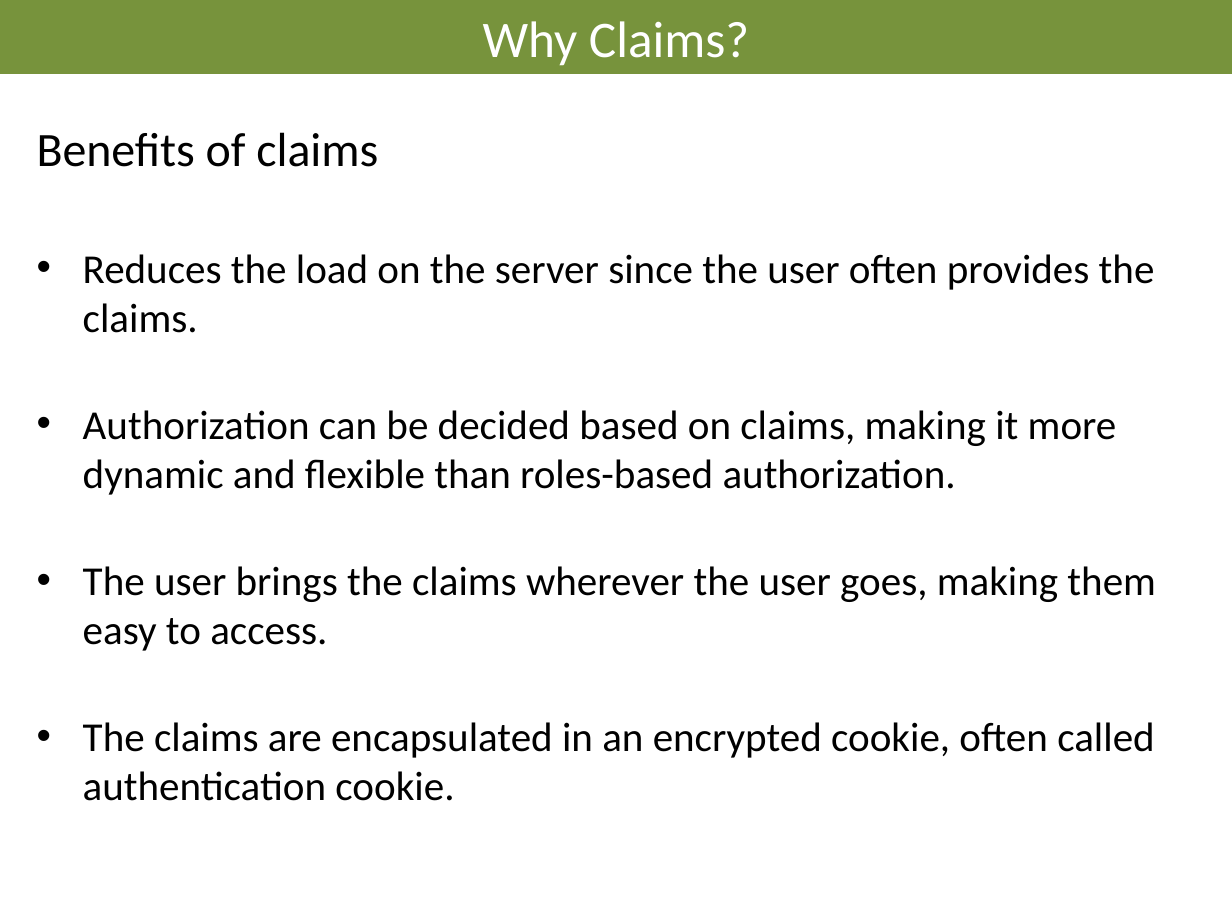
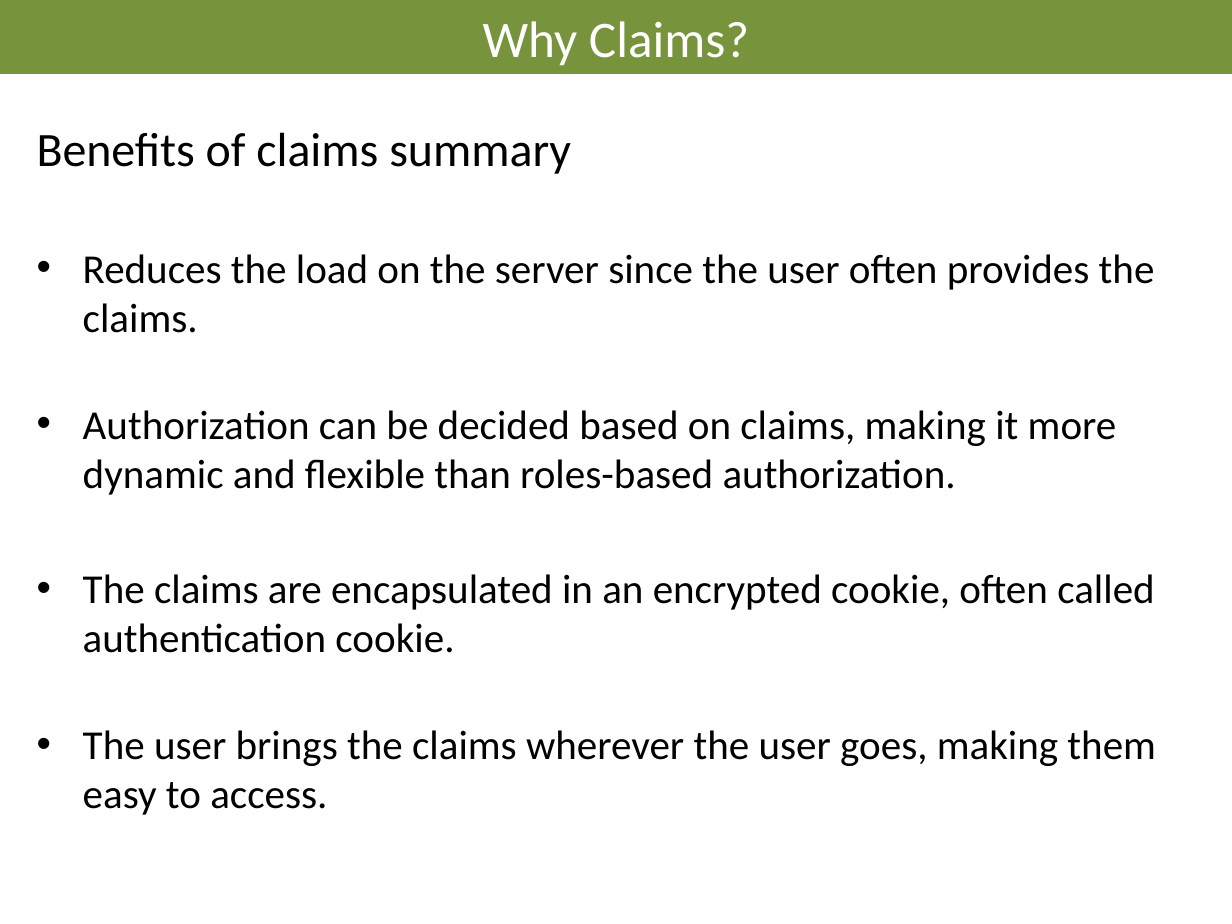
Before and after one commit to AndreasElffors/IdentityTemplate, a slide deck: slide 16 of Documents/Identity-Theory.pptx (slide 8 before the commit). Drawn at 1232x924 pixels with LibreOffice and Linux fonts; fonts in the diff are those of the drawing; background and template pictures are left out. Boxes give left, top, right and bottom in pixels: in the first picture for what was removed or moved away, otherwise in the second. Text is boxed around its words. In the diff, an @@ line names an element or a change of style, - is before the commit and + after.

```diff
--- a/Documents/Identity-Theory.pptx
+++ b/Documents/Identity-Theory.pptx
@@ text at box(37, 132, 571, 174): text changed @@
-Benefits of claims
+Benefits of claims summary
@@ text at box(83, 574, 1154, 653): paragraph added @@
+• The claims are encapsulated in an encrypted cookie, often called authentication cookie.
@@ text at box(83, 722, 1154, 801): paragraph removed @@
-• The claims are encapsulated in an encrypted cookie, often called authentication cookie.
```
Also in this commit, not shown: 12 other slides changed, 12 slides added, 2 slides removed.
